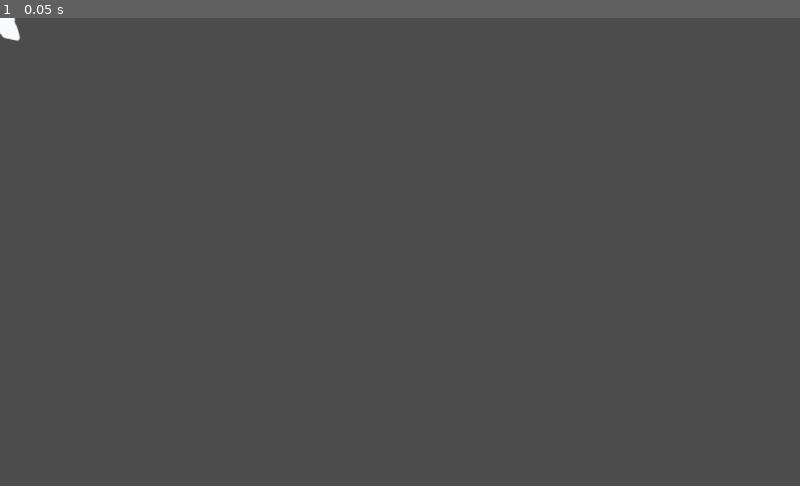
Above: before the commit, frame 1.
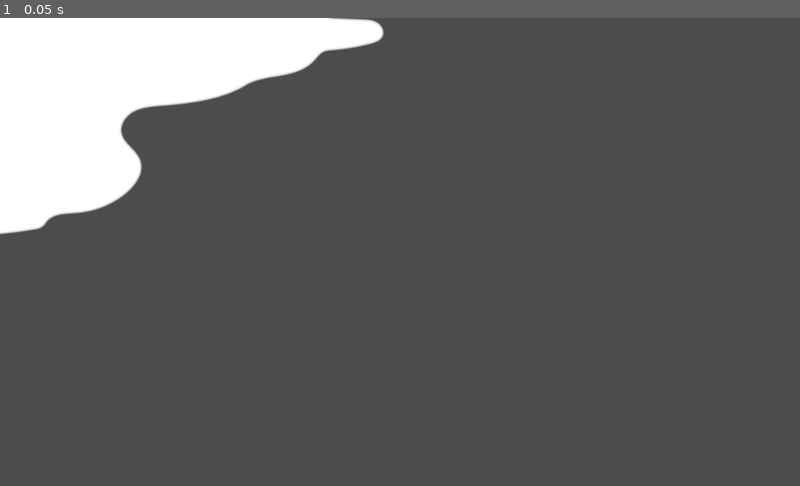
Above: after the commit, the same moment.

Repository: mellowminx/demo-2023
Game: Godot game, scene res://Node2D.tscn
The game is run twice, just before and just after one commit, with the same random seed, the same clock (stepped at 60 frames per second) and the same inputs. The project has no main scene, so this scene is started directly.
Inputs:
- Up to frame 1 (0.05 s): no input

The runs differ from the first frame. In frame 1, 11% of the frame differs, in the area x 0-48%, y 0-47%.

Commit message:
polygon demo parameters

Diff:
--- a/project/Icon.gd
+++ b/project/Icon.gd
@@ -6,13 +6,17 @@
 
 func _ready():
 	_create_collision_polygon()
+	get_parent().position = Vector2(100,100)
 
 func _create_collision_polygon():
 		var bm = BitMap.new()
 		bm.create_from_image_alpha(texture.get_data())
 		# in the original script, it was Rect2(position.x, position.y ...)
 		var rect = Rect2(0, 0, texture.get_width(), texture.get_height())
-		var my_array = bm.opaque_to_polygons(rect, 0.0001)
+		# change (rect, 2) for more or less precision
+		# for ex. (rect, 5) will have the polygon points spaced apart more
+		# (rect, 0.0001) will have points spaced very close together for a precise outline
+		var my_array = bm.opaque_to_polygons(rect, 2)
 		# optional - check if opaque_to_polygons() was able to get data
 #		print(my_array)
 		var my_polygon = Polygon2D.new()
--- a/project/Node2D.tscn
+++ b/project/Node2D.tscn
@@ -1,12 +1,18 @@
-[gd_scene load_steps=3 format=2]
+[gd_scene load_steps=4 format=2]
 
 [ext_resource path="res://Icon.gd" type="Script" id=1]
 [ext_resource path="res://icon.png" type="Texture" id=2]
+[ext_resource path="res://asset_texture_terrain_blob_big_1.png" type="Texture" id=3]
 
 [node name="Node2D" type="Node2D"]
 
 [node name="StaticBody2D" type="StaticBody2D" parent="."]
+visible = false
 
 [node name="Icon" type="Sprite" parent="StaticBody2D"]
 texture = ExtResource( 2 )
 script = ExtResource( 1 )
+
+[node name="Sprite" type="Sprite" parent="."]
+texture = ExtResource( 3 )
+script = ExtResource( 1 )
Binary file added: project/asset_texture_terrain_blob_big_1.png
Not shown, added: project/asset_texture_terrain_blob_big_1.png.import
Binary file added: project/asset_texture_terrain_blob_big_textured_1.png
Not shown, added: project/asset_texture_terrain_blob_big_textured_1.png.import
Binary file added: project/asset_texture_terrain_blob_medium_1.png
Not shown, added: project/asset_texture_terrain_blob_medium_1.png.import
Binary file added: project/asset_texture_terrain_blob_medium_2.png
Not shown, added: project/asset_texture_terrain_blob_medium_2.png.import
